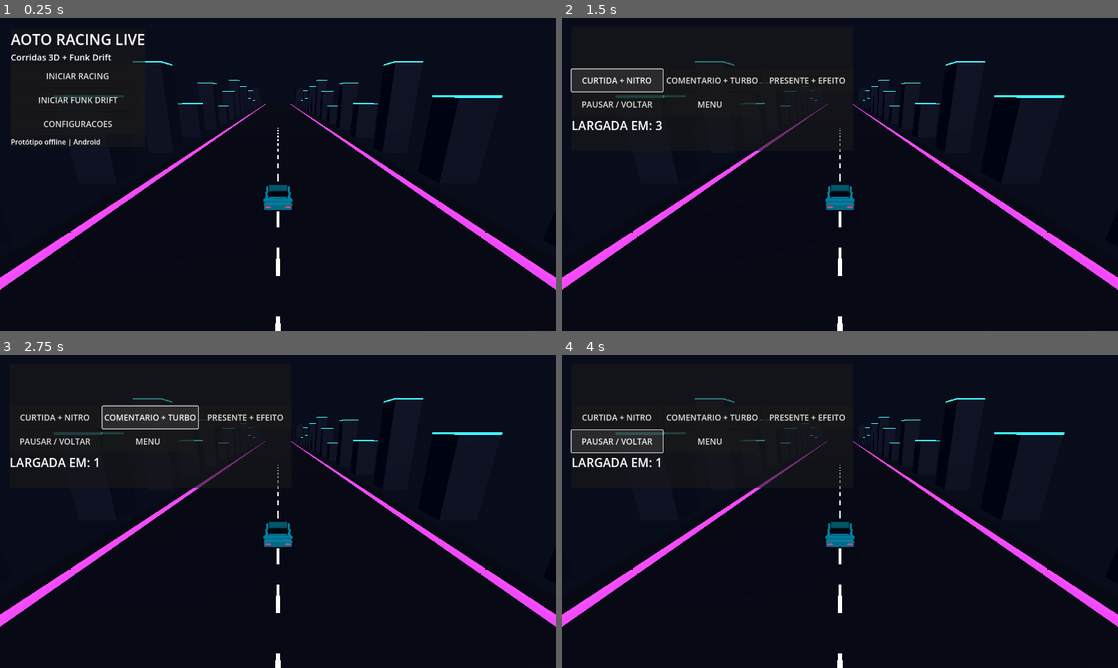
Above: before the commit, frames 1-4 (two rows, left to right).
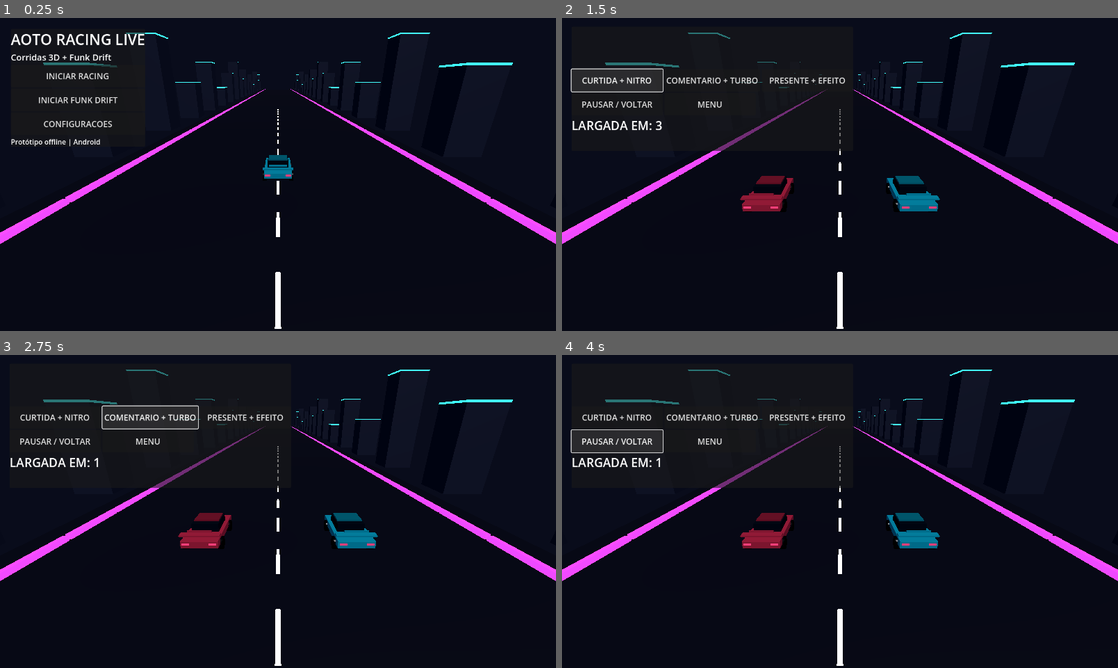
Above: after the commit, the same moments.

Repository: aotoedts/aoto-racing-live.-Selecione-Public.
Game: Godot game, scene res://main.tscn
Two runs of this game, one before a commit and one after it. Both use one fixed random seed, a clock stepped at 60 frames per second and the inputs below.
Inputs:
- Up to frame 1 (0.25 s): no input
- Up to frame 2 (1.5 s): click "INICIAR RACING" at 0.5 s; click "CURTIDA + NITRO" at 1.25 s
- Up to frame 3 (2.75 s): click "COMENTARIO + TURBO" at 2 s
- Up to frame 4 (4 s): click "PRESENTE + EFEITO" at 2.75 s; click "PAUSAR / VOLTAR" at 3.5 s

The runs differ from the first frame. In frame 1, 5.3% of the frame differs, in the area x 0-100%, y 4-100%; in frame 2, 6.3%; in frame 3, 6.3%; in frame 4, 6.3%.

Commit message:
Fix racing camera to follow cars and align vehicles during countdown

Diff:
--- a/game_full.gd
+++ b/game_full.gd
@@ -105,8 +105,8 @@
 	add_child(camera)
 	camera.current = true
 	camera.fov = 67
-	camera.position = Vector3(0, 11, 23)
-	camera.look_at(Vector3(0, 0, -10))
+	camera.position = Vector3(0, 9, 23)
+	camera.look_at(Vector3(0, 0, 0))
 	var sun := DirectionalLight3D.new()
 	add_child(sun)
 	sun.rotation_degrees = Vector3(-55, 20, 0)
@@ -245,6 +245,8 @@
 	if not running or paused:
 		return
 	if countdown > 0:
+		for i in range(vehicles.size()):
+			vehicles[i].position = Vector3(-5.5 if i == 0 else 5.5, 0, 6)
 		countdown -= delta
 		countdown_label.text = "LARGADA EM: %d" % maxi(1, ceili(countdown)) if countdown > 0 else "VAI!"
 		return
@@ -272,6 +274,10 @@
 			car.position.x = -5.5 if i == 0 else 5.5
 			car.rotation.y = 0
 			car.call("spin", delta, speed)
+	var camera_target: Vector3 = (vehicles[0].global_position + vehicles[1].global_position) * 0.5
+	var desired_camera := camera_target + Vector3(0, 8.0, 20.0)
+	camera.global_position = camera.global_position.lerp(desired_camera, minf(1.0, delta * 3.5))
+	camera.look_at(camera_target + Vector3(0, 0.6, -7.0), Vector3.UP)
 	engine_audio.call("set_engine", music_enabled, 24.0 + nitro * 0.15)
 	status.text = ("RACING LIVE" if mode == 0 else "FUNK DRIFT LIVE") + (" | PAUSADO" if paused else "")
 	score.text = "Vermelho: %d/%d voltas | Azul: %d/%d voltas" % [laps[0], LAPS, laps[1], LAPS]
